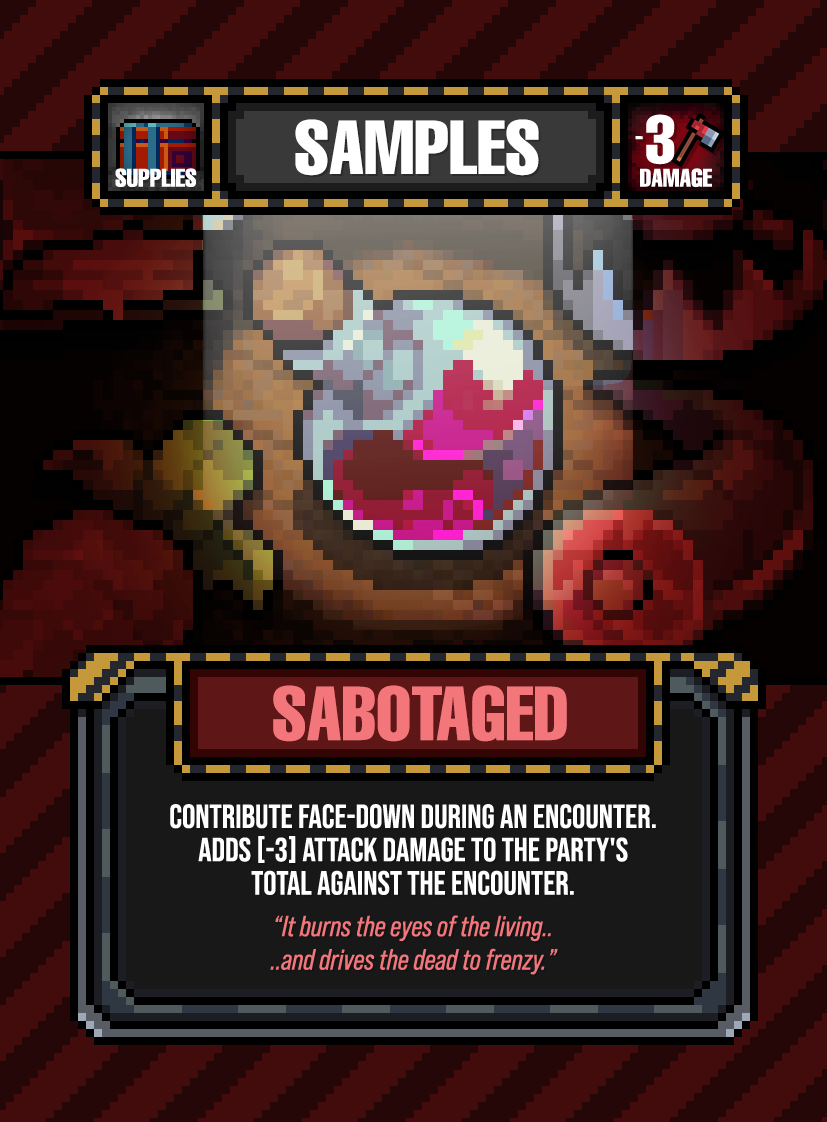
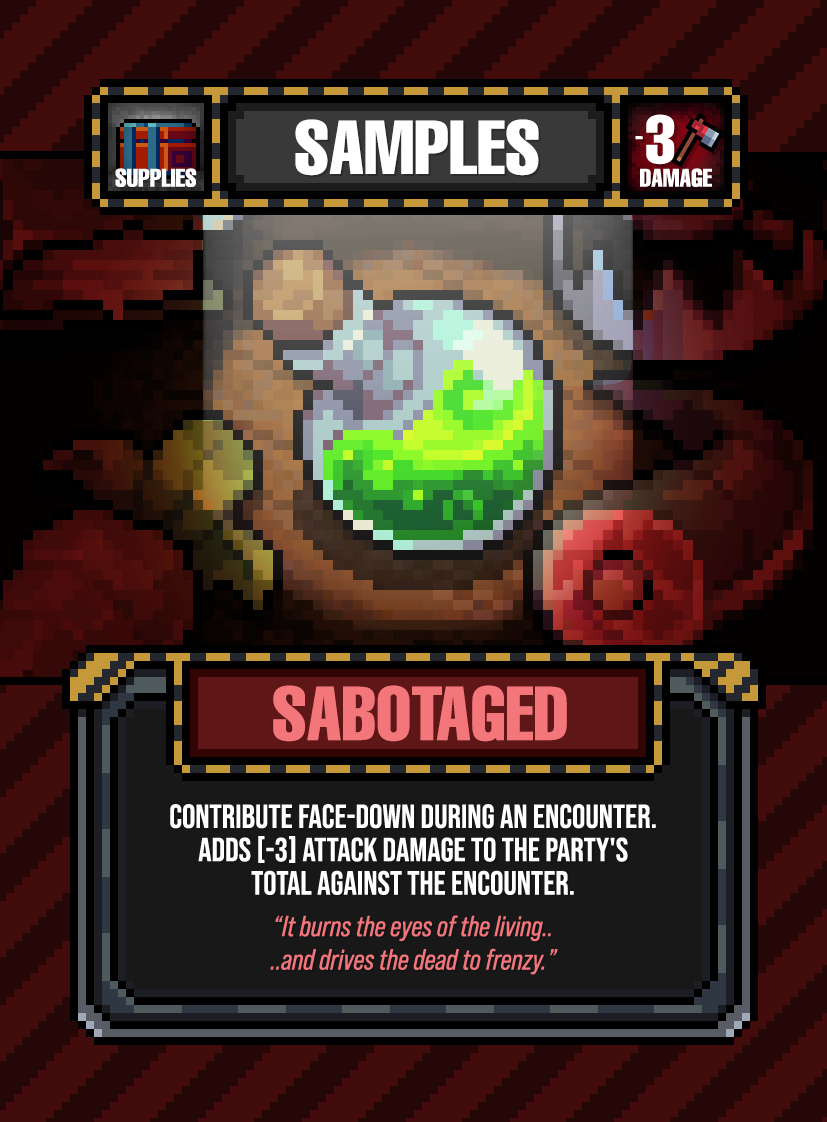
Before/after of a 827 x 1122 layered artwork. What changed in the layer stack:
added layer "Layer 8038" in group "GOD RAY - [RECOLOR HERE]" over (x1=253, y1=250, x2=543, y2=540)